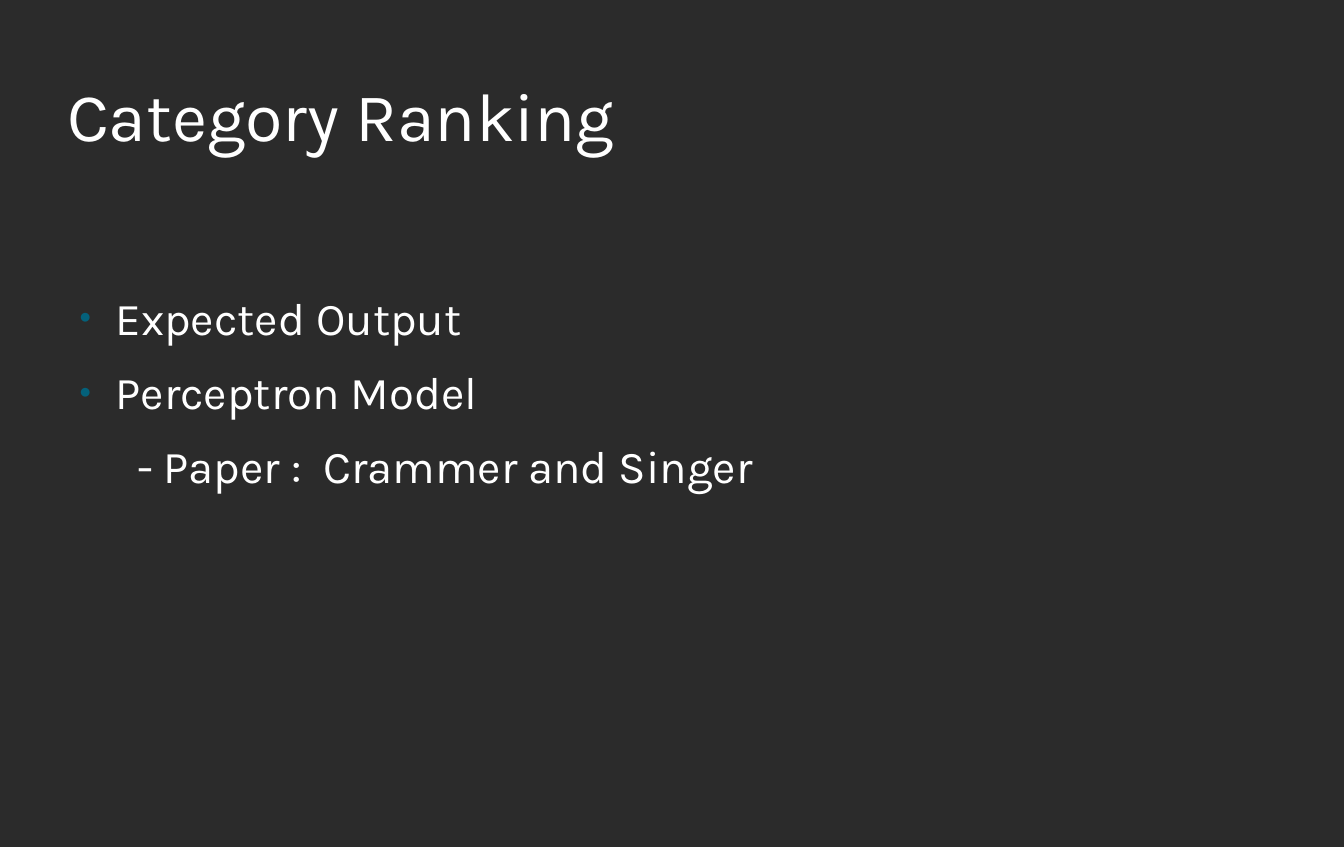
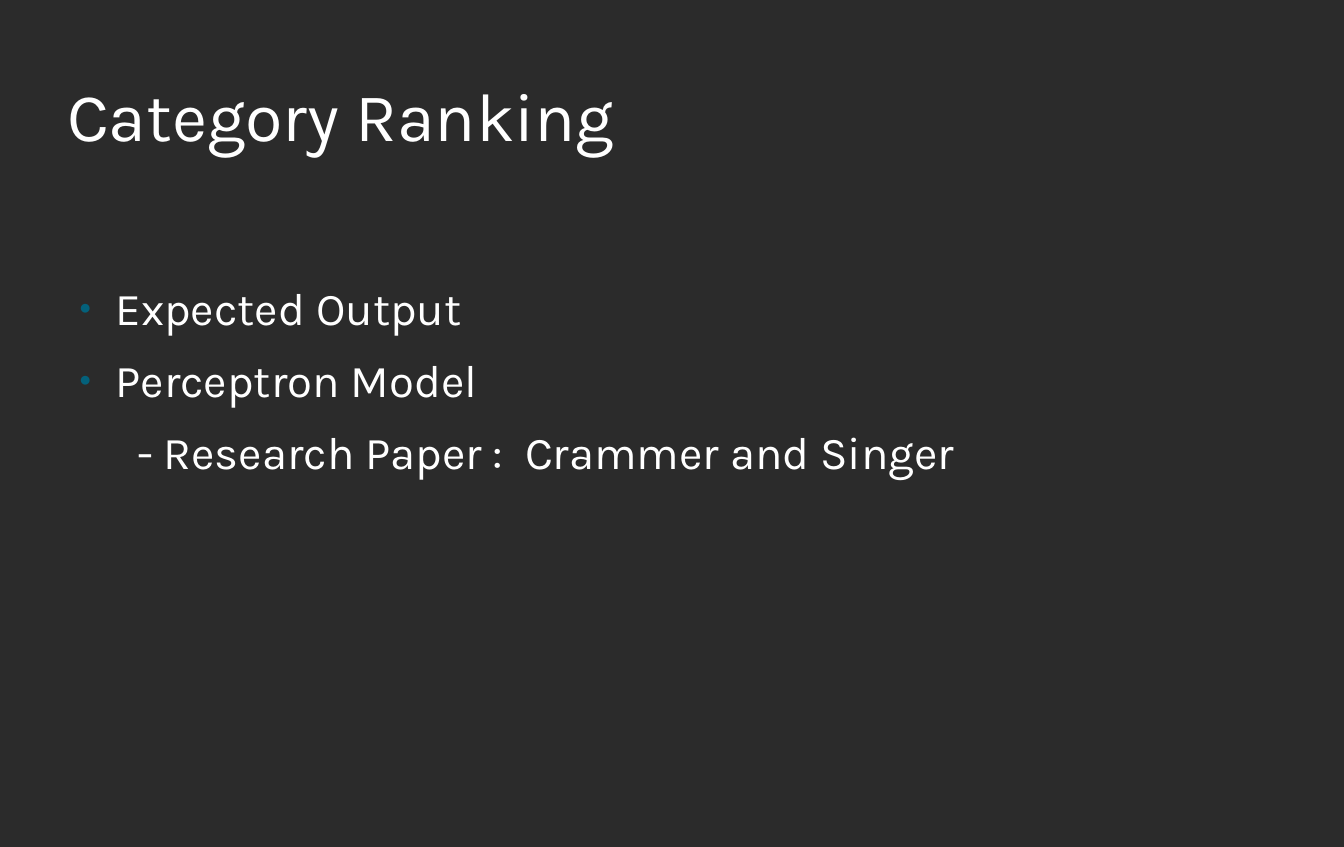
Before and after one commit to 20188202010/SMAI, a slide deck: slide 4 of CategoryRanking_23.odp (slide 3 before the commit). Drawn at 1344x847 pixels with LibreOffice and Linux fonts; fonts in the diff are those of the drawing; background and template pictures are left out; a plain dark background stands for a picture behind light text. Boxes give left, top, right and bottom in pixels: in the first picture for what was removed or moved away, otherwise in the second. Text is boxed around its words. In the diff, an @@ line names an element or a change of style, - is before the commit and + after.

```diff
--- a/CategoryRanking_23.odp
+++ b/CategoryRanking_23.odp
@@ text at (115, 294, 478, 408): less space between paragraphs @@
@@ text at (164, 437, 954, 480): text changed @@
-- Paper : Crammer and Singer
+- Research Paper : Crammer and Singer
```
Also in this commit, not shown: 3 other slides changed, 21 slides added, 8 slides removed, 1 other file.
